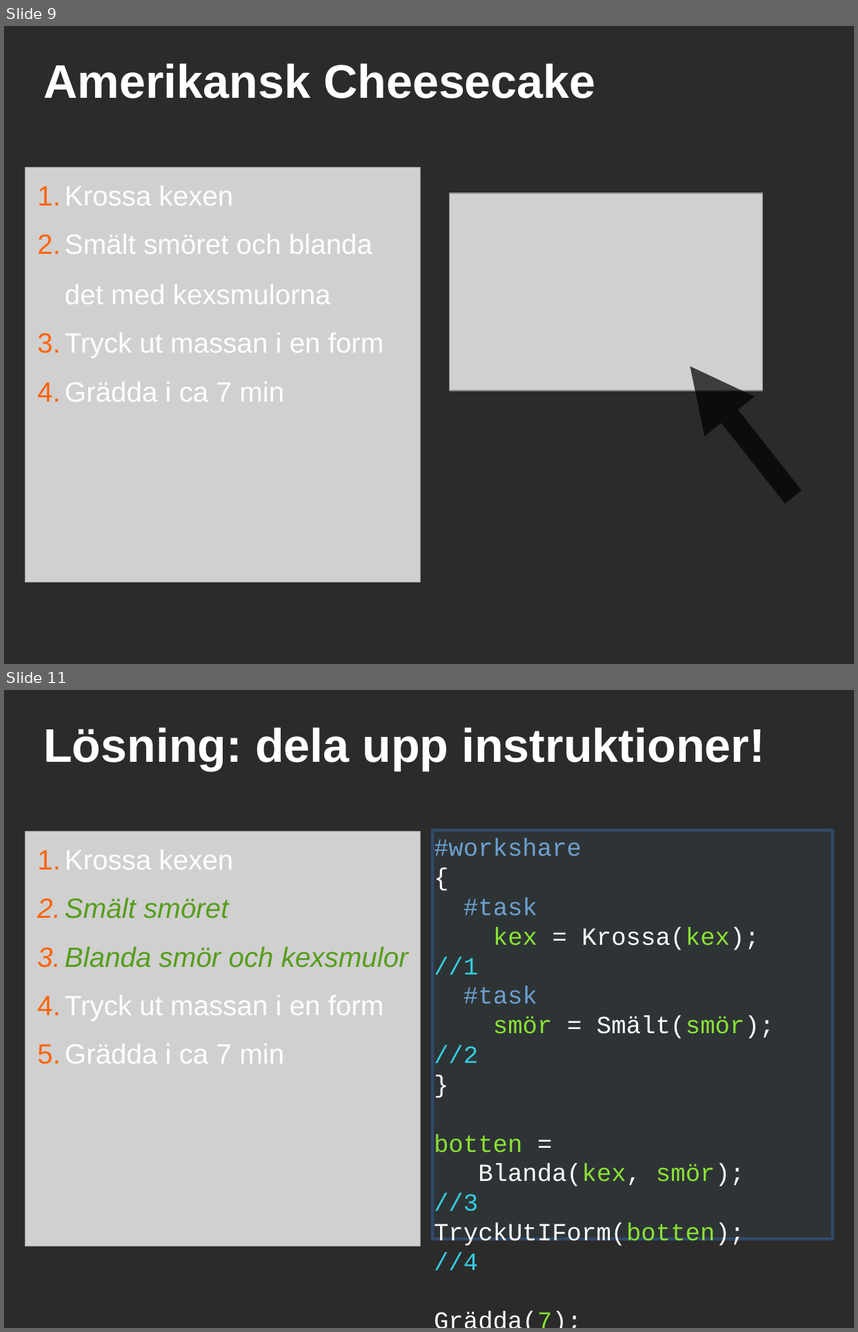
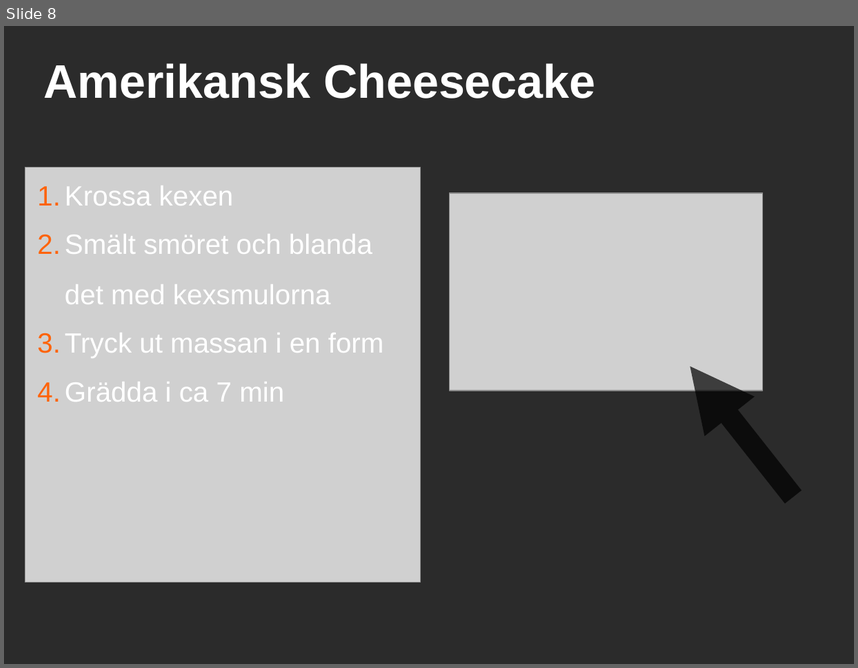
Before and after one commit to saifthe1/openfoam-openmp, a slide deck: presentation/pres.odp. Shown one above the other, each under a label of ours: slides 9 and 11 before the commit, slide 8 after it; the slides between them are not shown. The pictures are 858x1332 and 858x668 pixels, drawn with LibreOffice and Linux fonts; fonts in the diff are those of the drawing; grey boxes stand for pictures; background and template pictures are left out; a plain dark background stands for a picture behind light text. Boxes give left, top, right and bottom in pixels: in the first picture for what was removed or moved away, otherwise in the second. Text is boxed around its words. In the diff, an @@ line names an element or a change of style, - is before the commit and + after.

```diff
--- a/presentation/pres.odp
+++ b/presentation/pres.odp
@@ slide 11 removed at [4, 690, 854, 1328], background picture (left out) @@
@@ title removed at [43, 727, 765, 771] @@
-Lösning: dela upp instruktioner!
@@ picture removed at [25, 831, 421, 1245] @@
@@ text removed at [433, 830, 833, 1247] @@
-#workshare
-{
-#task
-kex = Krossa(kex); //1
-#task
-smör = Smält(smör); //2
-}
-botten =
-Blanda(kex, smör); //3
-TryckUtIForm(botten); //4
-Grädda(7); //5
@@ text removed at [65, 849, 408, 1063] @@
-1. Krossa kexen
-2. Smält smöret
-3. Blanda smör och kexsmulor
-4. Tryck ut massan i en form
-5. Grädda i ca 7 min
@@ what was slide 9 is now slide 8 @@
```
Also in this commit, not shown: 4 slides changed, 1 slide added, 1 other slide removed.
